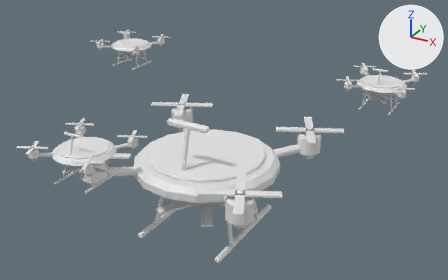
Renders of the FBX model art/tools/out/swarm.fbx from each side of a commit.
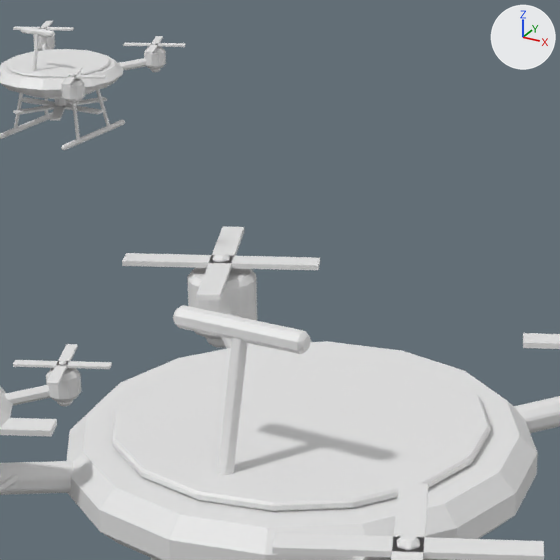
The first picture shows the older version from a 50 mm lens placed at (7.78, -13.57, 9.36), pointed at (0.86, -0.98, 3.06). The close-ups show the older and then the newer version on the part from 25% to 64% of the width and 8% to 71% of the height of that picture. Only the edits that show in the close-ups are written down. Every picture has the same lights, and +X, +Y and +Z are marked at upper right.

Names of what the first close-up shows: 'Accent', 'Accent#Orbit', 'Dark', 'Dark#Orbit', 'Metal#Orbit', 'Metal#Rotor1', 'Metal#Rotor3', 'Metal#Rotor4', 'SteeringWheel' and 8 more.
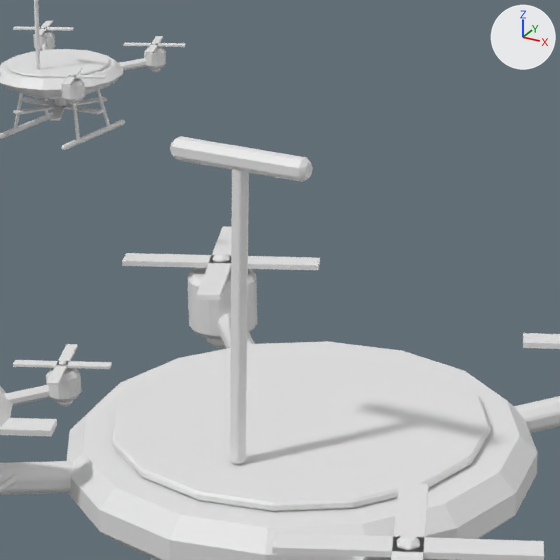
What differs and where, as boxes [x1, y1, x2, y2] in the close-ups (560 x 560 px; the box of a moved part takes in the faces that stretch with it):
'Dark', reshaped
    before: [0, 313, 560, 560]
    after: [0, 169, 560, 560]
'SteeringWheel', reshaped (6% shorter)
    before: [173, 305, 311, 354]
    after: [170, 136, 313, 182]
part 1 of me_steeringwheel, deleted
    before: [173, 305, 311, 354]
part 2 of me_steeringwheel, added
    after: [170, 136, 313, 182]
part 3 of me_dark, moved or reshaped
    before: [217, 337, 248, 475]
    after: [230, 169, 249, 464]

Diff of the bpy script that builds the scene:
```diff
--- a/art/tools/out/swarm.fbx.py
+++ b/art/tools/out/swarm.fbx.py
@@ me_steeringwheel @@
 # used by ob_steeringwheel; location = (0.0, 0.0, 0.0)
-me_steeringwheel.from_pydata(...)  # 32 vertices, 42 faces; spans x -0.6..0.6, y -1.385..-1.215, z 3.315..3.485
+me_steeringwheel.from_pydata(...)  # 32 vertices, 42 faces; spans x -0.6..0.6, y -1.335..-1.165, z 4.695..4.865
+# me_steeringwheel part 1: 32 vertices removed from x -0.6..0.6, y -1.385..-1.215, z 3.315..3.485
+# me_steeringwheel part 2: 32 vertices added at x -0.6..0.6, y -1.335..-1.165, z 4.695..4.865
@@ me_dark @@
 # used by ob_dark; location = (0.0, 0.0, 0.0)
-me_dark.from_pydata(...)  # 556 vertices, 566 faces; spans x -2.19..2.19, y -2.59..1.79, z 0.07..3.41
+me_dark.from_pydata(...)  # 556 vertices, 566 faces; spans x -2.19..2.19, y -2.59..1.79, z 0.07..4.73
+# me_dark part 3: 36 of 556 vertices moved; they spanned x -0.07..0.07, y -1.65..-1.25, z 2.19..3.41 and now span x -0.07..0.07, y -1.46..-1.19, z 2.28..4.73; mean shift (0.0, 0.12, 0.7); largest move (0.03, -1.25, 3.35) -> (0.03, -1.19, 4.69)
```
